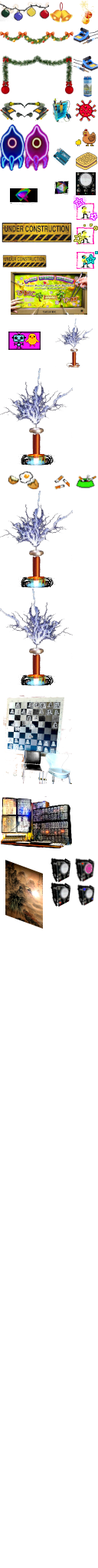
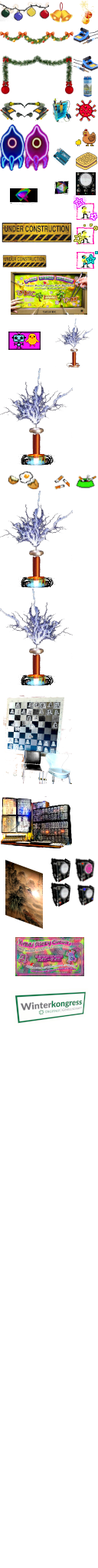
Layer changes from the first 98 × 1568 image to the second:
added layer "Pasted Layer #36" above "Pasted Layer #35" over [10, 988, 89, 1026]
added layer "Pasted Layer #35" above "Pasted Layer #34" over [15, 937, 85, 1025]
